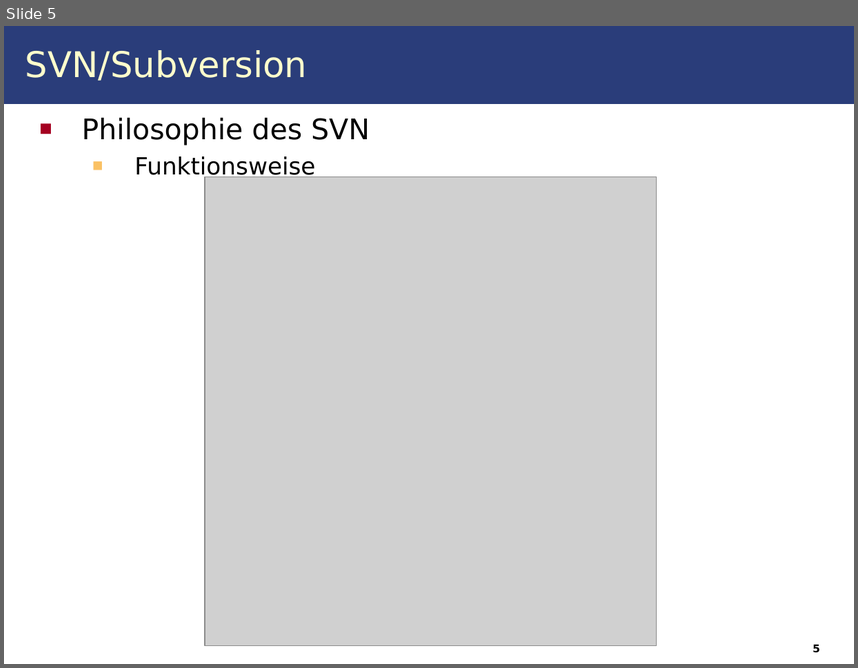
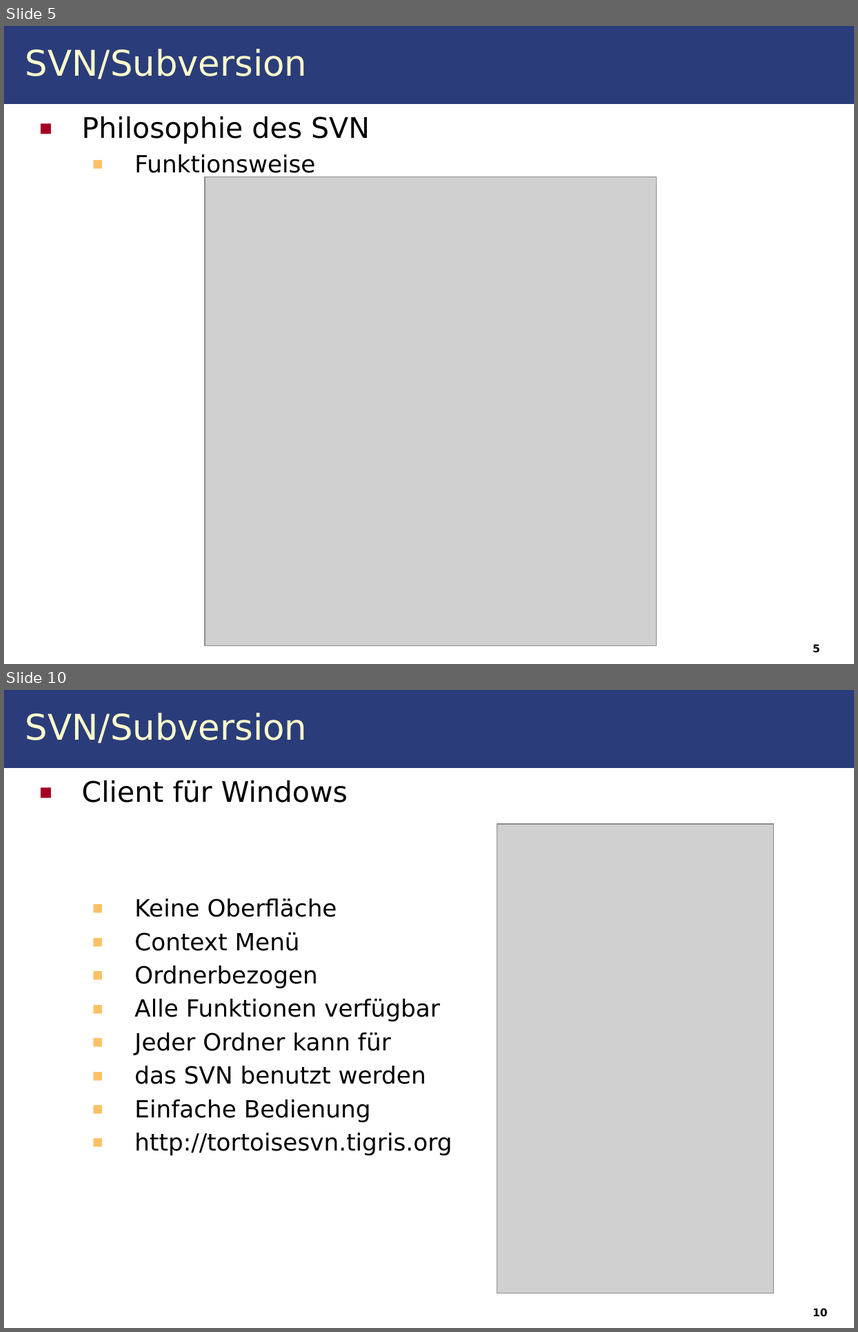
Before and after one commit to IAAS/decidr, a slide deck: seminars/at/Seminar.ppt. Shown one above the other, each under a label of ours: slide 5 before the commit, slides 5 and 10 after it; the slides between them are not shown. The pictures are 858x668 and 858x1332 pixels, drawn with LibreOffice and Linux fonts; fonts in the diff are those of the drawing; grey boxes stand for pictures. Boxes give left, top, right and bottom in pixels: in the first picture for what was removed or moved away, otherwise in the second. Text is boxed around its words. In the diff, an @@ line names an element or a change of style, - is before the commit and + after.

```diff
--- a/seminars/at/Seminar.ppt
+++ b/seminars/at/Seminar.ppt
@@ slide 10 added at <box>4,690,854,1328</box>, background #FFFFFF; not listed: 1 template element that a slide beside it also shows @@
@@ title added at <box>25,713,308,743</box>, 30 pt, text #FFFFCC @@
+SVN/Subversion
@@ text added at <box>82,780,452,1155</box>, 20 pt, text #000000 @@
+■ Client für Windows
+  ■ Keine Oberfläche
+  ■ Context Menü
+  ■ Ordnerbezogen
+  ■ Alle Funktionen verfügbar
+  ■ Jeder Ordner kann für
+  ■ das SVN benutzt werden
+  ■ Einfache Bedienung
+  ■ http://tortoisesvn.tigris.org
@@ picture added at <box>497,823,774,1292</box> @@
@@ page number added at <box>813,1308,827,1317</box>, 9 pt, text #000000, bold @@
+10
@@ slide 5 changed as well @@
@@ title "SVN/Subversion" at <box>25,49,308,79</box>: line spacing 1 to 0.97 @@
@@ text "Philosophie des SVN" at <box>82,116,370,178</box>: line spacing 1 to 0.97 @@
```
Also in this commit, not shown: 5 other slides changed, 13 other slides added, 9 other files.
